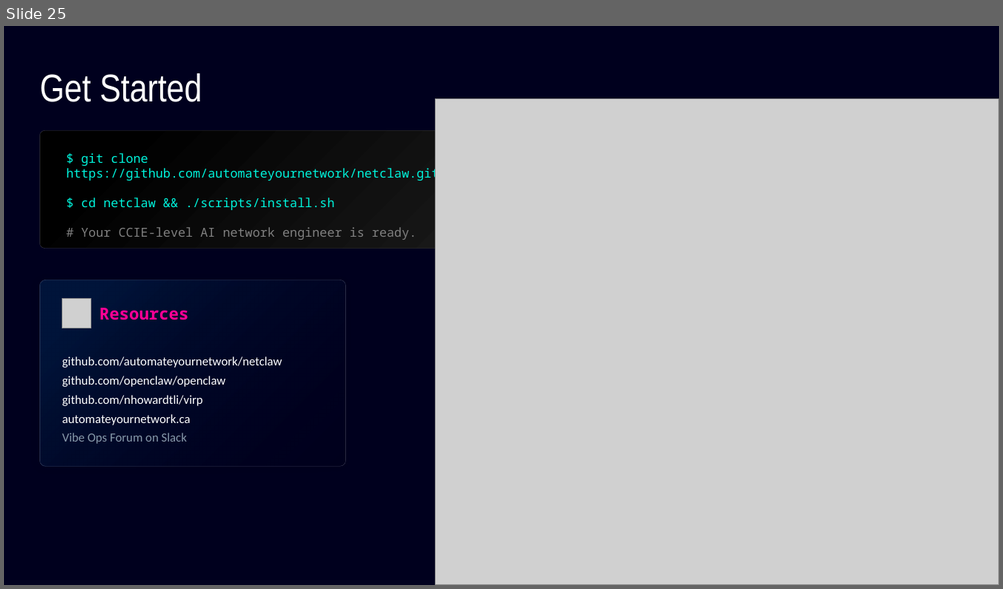
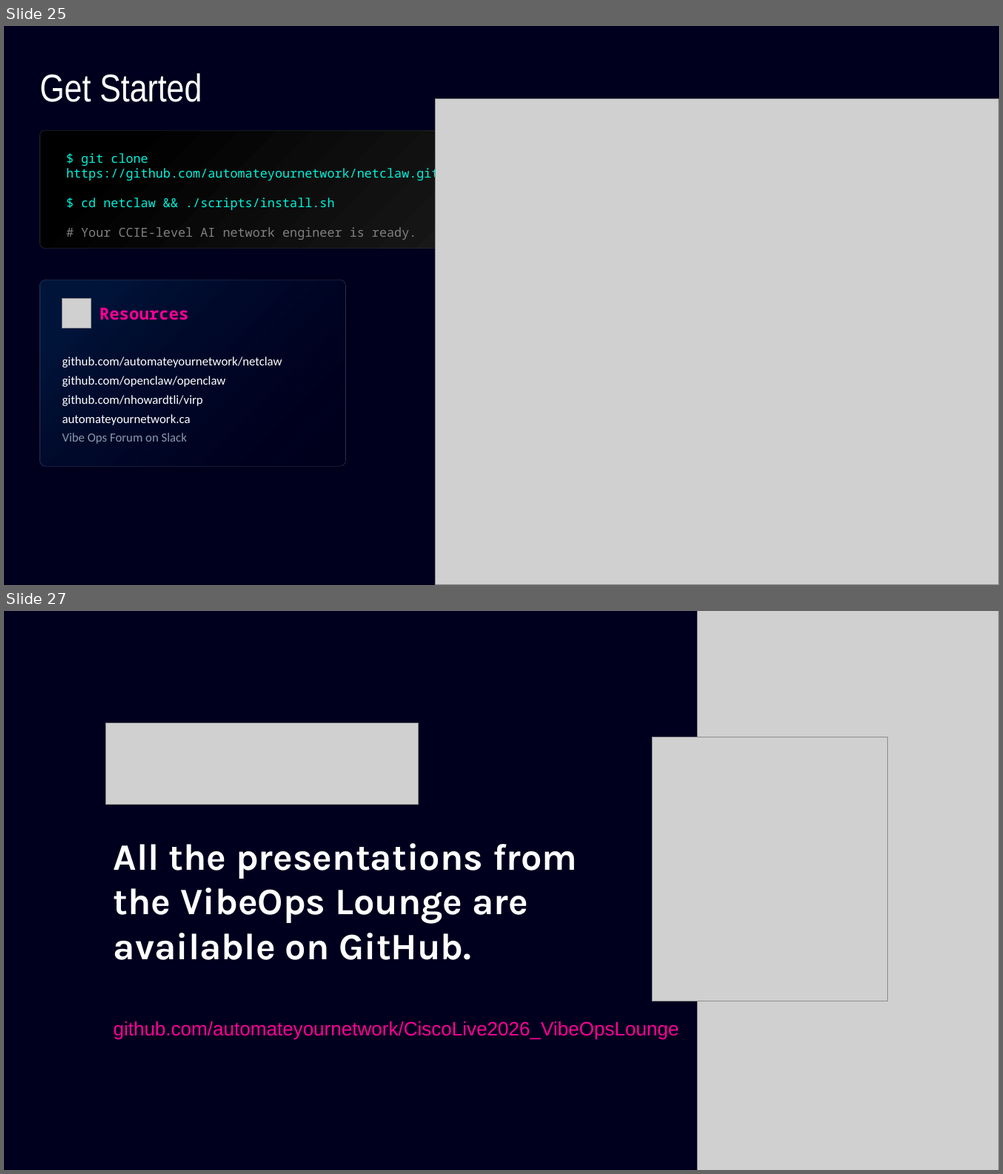
Before and after one commit to automateyournetwork/CiscoLive2026_VibeOpsLounge, a slide deck: Wednesday/02_NetClaw_AgenticNetworkingIsHere/Netclaw.pptx. Shown one above the other, each under a label of ours: slide 25 before the commit, slides 25 and 27 after it; the slides between them are not shown. The pictures are 1003x589 and 1003x1174 pixels, drawn with LibreOffice and Linux fonts; fonts in the diff are those of the drawing; grey boxes stand for pictures; background and template pictures are left out. Boxes give left, top, right and bottom in pixels: in the first picture for what was removed or moved away, otherwise in the second. Text is boxed around its words. In the diff, an @@ line names an element or a change of style, - is before the commit and + after.

```diff
--- a/Wednesday/02_NetClaw_AgenticNetworkingIsHere/Netclaw.pptx
+++ b/Wednesday/02_NetClaw_AgenticNetworkingIsHere/Netclaw.pptx
@@ slide 27 added at <box>4,611,999,1170</box>, background #00001E @@
@@ picture added at <box>697,611,999,1170</box> @@
@@ picture added at <box>106,723,418,805</box> @@
@@ picture added at <box>652,737,888,1001</box> @@
@@ text added at <box>114,843,578,960</box>, 36 pt, text #FFFFFF, bold @@
+All the presentations from the VibeOps Lounge are available on GitHub.
@@ text added at <box>114,1022,679,1040</box>, 18.7 pt, text #FF0095 @@
+github.com/automateyournetwork/CiscoLive2026_VibeOpsLounge
```
Also in this commit, not shown: 1 slide changed, 1 other slide added, 5 other files.
